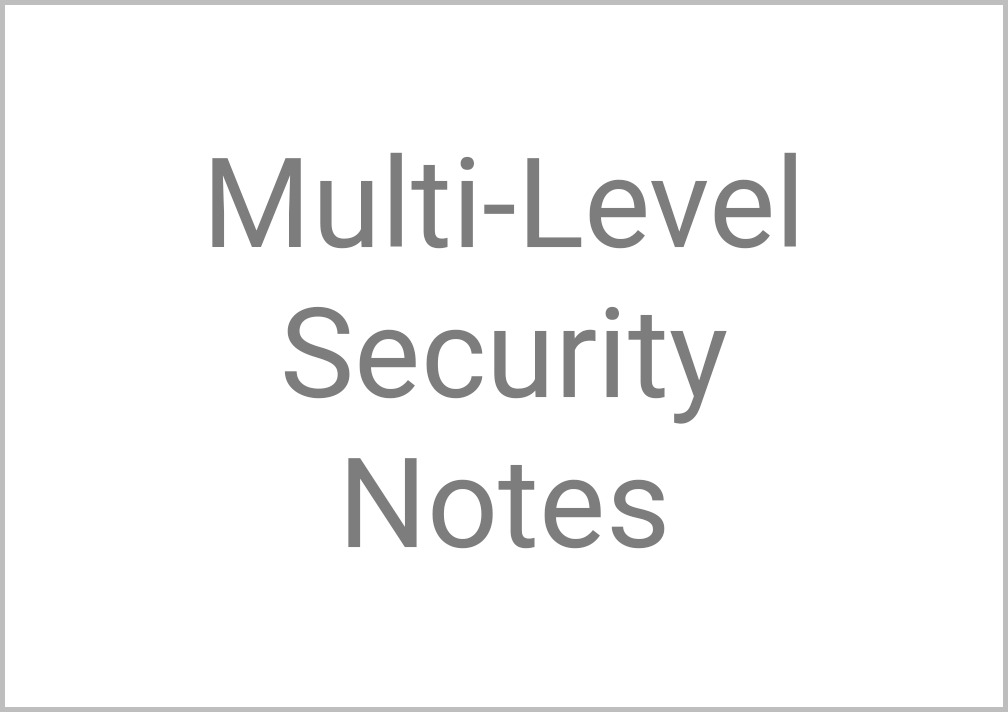
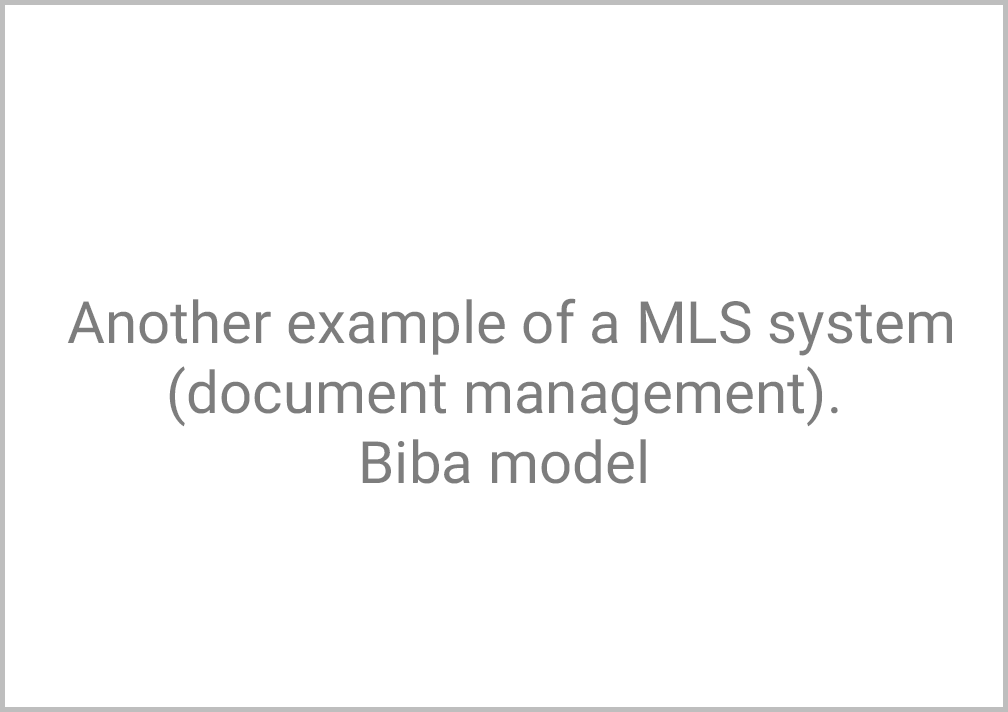
The second 1008 x 712 image is a revision of the first. Changes to its layers:
renamed "Multi-Level Security Notes" to "Another example of a MLS system (document management). Biba m", painted on it over (x1=67, y1=152, x2=952, y2=549)
